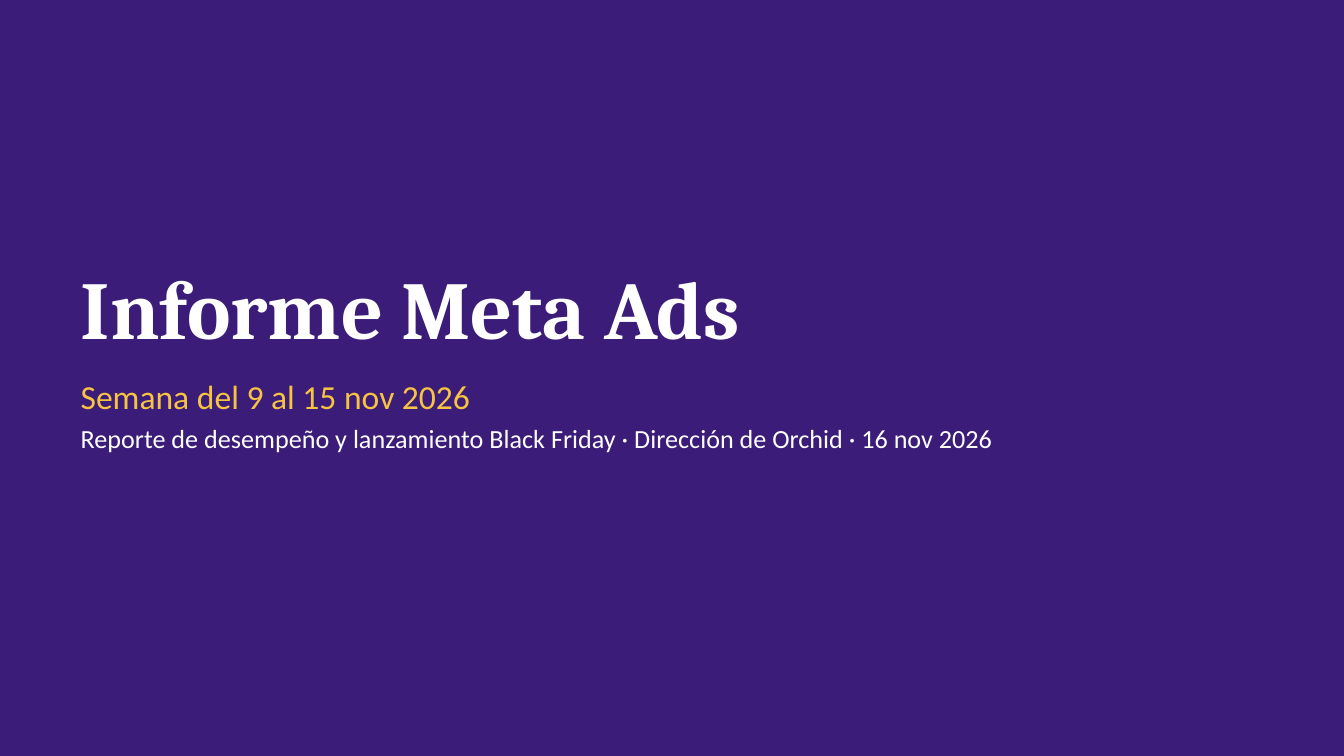
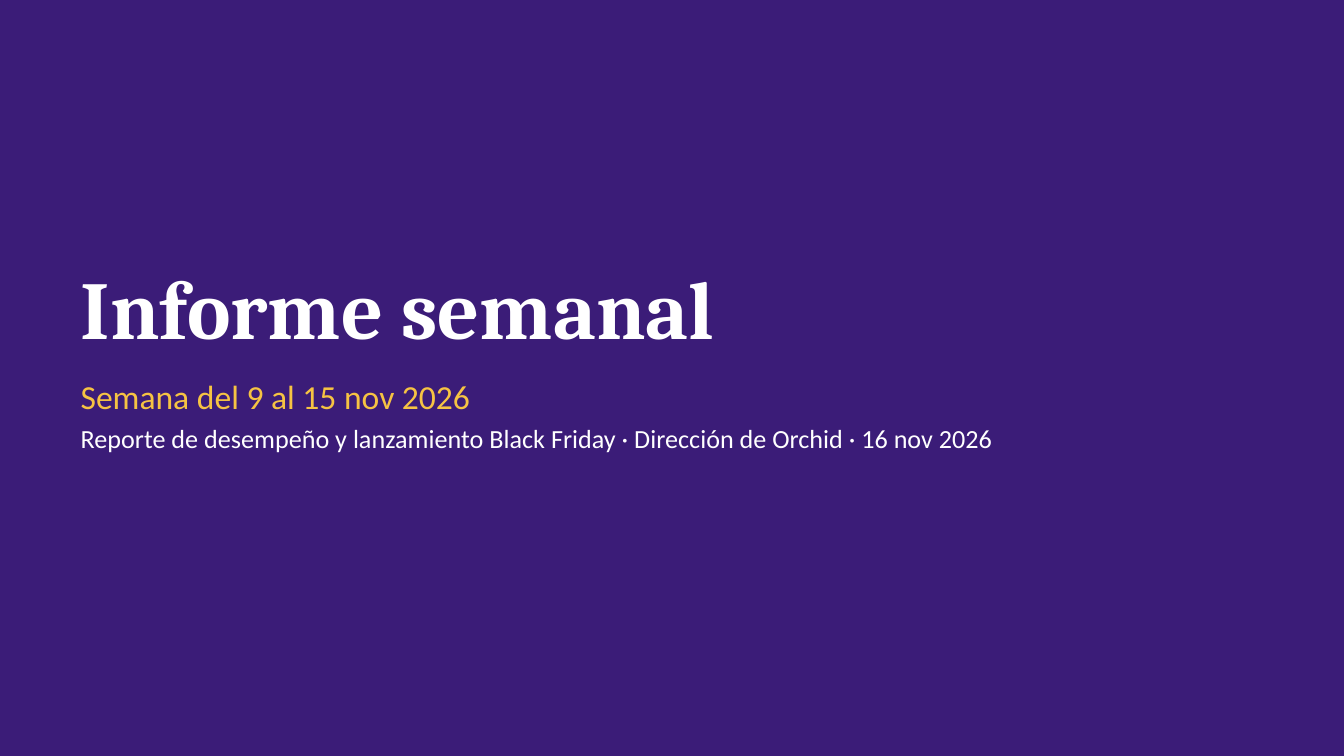
Before and after one commit to manlizard-sys/MetaADS2026, a slide deck: slide 1 of build/reports/informes/Informe_Meta_Ads_Orchid_2026-11-16.pptx. Drawn at 1344x756 pixels with LibreOffice and Linux fonts; fonts in the diff are those of the drawing. Boxes give left, top, right and bottom in pixels: in the first picture for what was removed or moved away, otherwise in the second. Text is boxed around its words. In the diff, an @@ line names an element or a change of style, - is before the commit and + after.

```diff
--- a/build/reports/informes/Informe_Meta_Ads_Orchid_2026-11-16.pptx
+++ b/build/reports/informes/Informe_Meta_Ads_Orchid_2026-11-16.pptx
@@ title at <box>81,280,714,340</box>: text changed @@
-Informe Meta Ads
+Informe semanal
```
Also in this commit, not shown: 8 other slides changed, 1 slide added, 3 other files.
